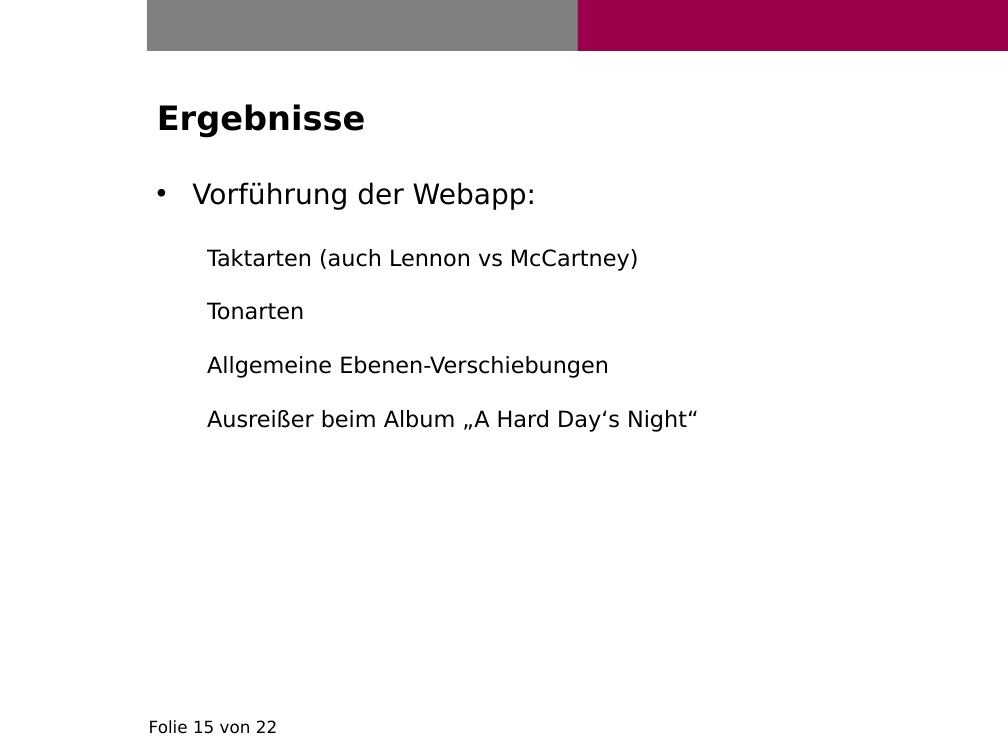
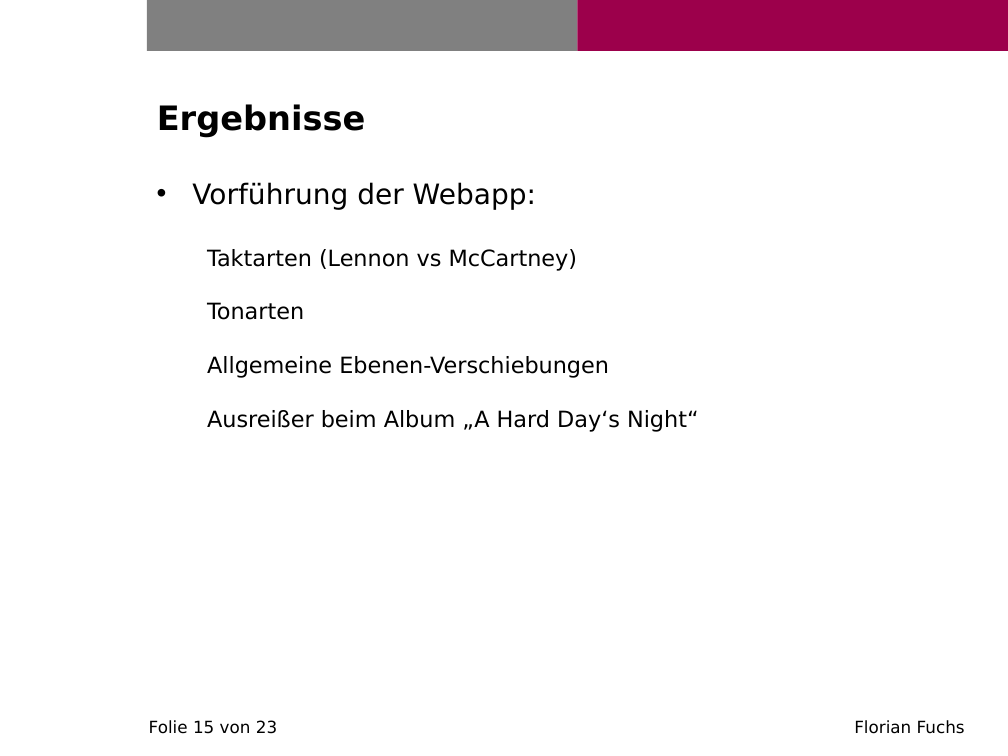
Before and after one commit to fuchsflo90/beatlesAnalysis, a slide deck: slide 15 of Präsentation/fuchs_florian_abschlusspraesentation_ma.pptx. Drawn at 1008x756 pixels with LibreOffice and Linux fonts; fonts in the diff are those of the drawing; background and template pictures are left out. Boxes give left, top, right and bottom in pixels: in the first picture for what was removed or moved away, otherwise in the second. Text is boxed around its words. In the diff, an @@ line names an element or a change of style, - is before the commit and + after.

```diff
--- a/Präsentation/fuchs_florian_abschlusspraesentation_ma.pptx
+++ b/Präsentation/fuchs_florian_abschlusspraesentation_ma.pptx
@@ text at (x1=207, y1=249, x2=578, y2=271): text changed @@
-  Taktarten (auch Lennon vs McCartney)
+  Taktarten (Lennon vs McCartney)
@@ text at (x1=149, y1=720, x2=965, y2=734): text changed @@
-Folie 15 von 22
+Folie 15 von 23 Florian Fuchs
```
Also in this commit, not shown: 21 other slides changed, 1 slide added.
